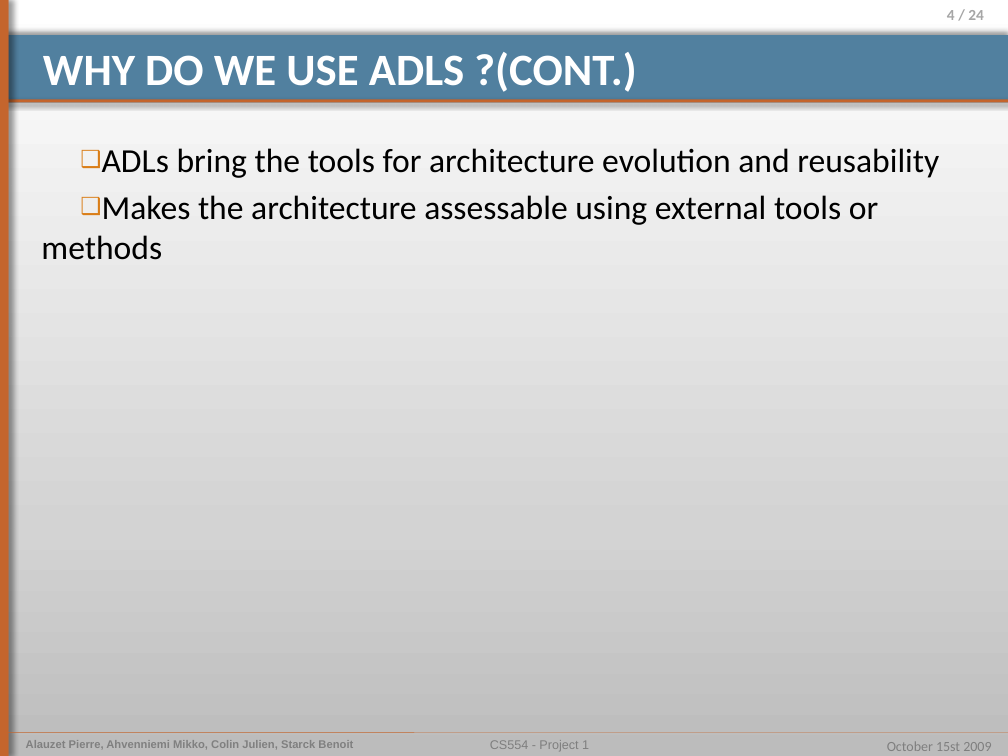
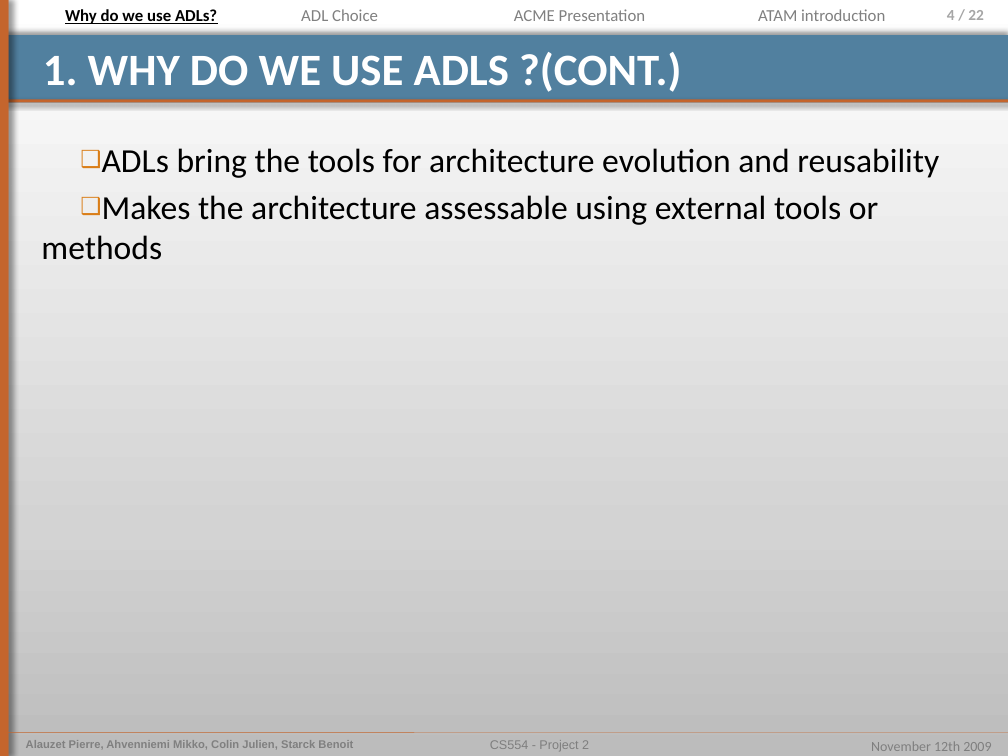
Before and after one commit to pierrealauzet/euroteam, a slide deck: slide 4 of Project 2/Part1/CS554_EuroTeam_Project2_OP4.pptx. Drawn at 1008x756 pixels with LibreOffice and Linux fonts; fonts in the diff are those of the drawing. Boxes give left, top, right and bottom in pixels: in the first picture for what was removed or moved away, otherwise in the second. Text is boxed around its words. In the diff, an @@ line names an element or a change of style, - is before the commit and + after.

```diff
--- a/Project 2/Part1/CS554_EuroTeam_Project2_OP4.pptx
+++ b/Project 2/Part1/CS554_EuroTeam_Project2_OP4.pptx
@@ text added at (x1=65, y1=9, x2=217, y2=24), 12 pt, text #000000, bold, underline @@
+Why do we use ADLs?
@@ text added at (x1=301, y1=9, x2=378, y2=21), 12 pt, text #808080 @@
+ADL Choice
@@ text added at (x1=514, y1=9, x2=646, y2=21), 12 pt, text #808080 @@
+ACME Presentation
@@ text added at (x1=758, y1=9, x2=885, y2=21), 12 pt, text #808080 @@
+ATAM introduction
@@ page number at (x1=947, y1=10, x2=984, y2=20): text changed @@
-4 / 24
+4 / 22
@@ title at (x1=43, y1=52, x2=681, y2=92): text changed @@
-WHY DO WE USE ADLS ?(CONT.)
+1. WHY DO WE USE ADLS ?(CONT.)
@@ text at (x1=490, y1=740, x2=589, y2=751): text changed @@
-CS554 - Project 1
+CS554 - Project 2
@@ text at (x1=871, y1=741, x2=991, y2=751): text changed @@
-October 15st 2009
+November 12th 2009
```
Also in this commit, not shown: 17 other slides changed, 2 slides added, 1 other file.
